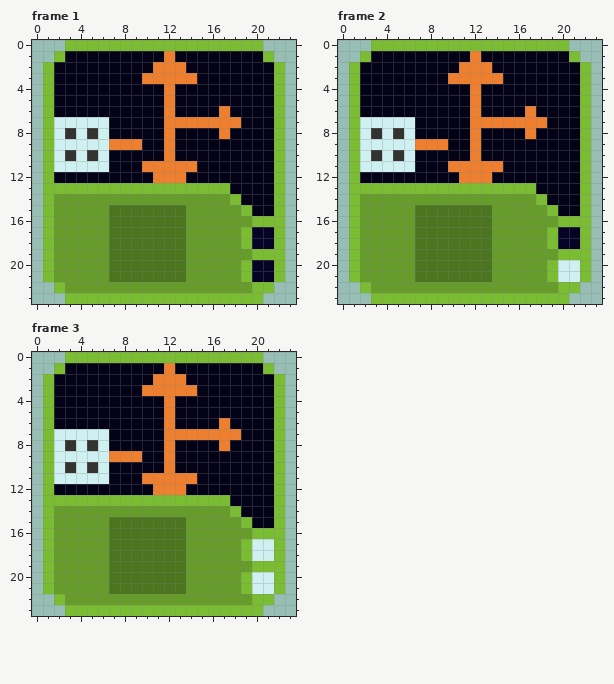
Pixel-art file -- Art/Textures/Tiles/GreenTiles/value_sorter.aseprite. The picture above was drawn from the file before the commit.
24x24 pixels, 3 frames. Shown: frame 1, frame 2, frame 3.
After:
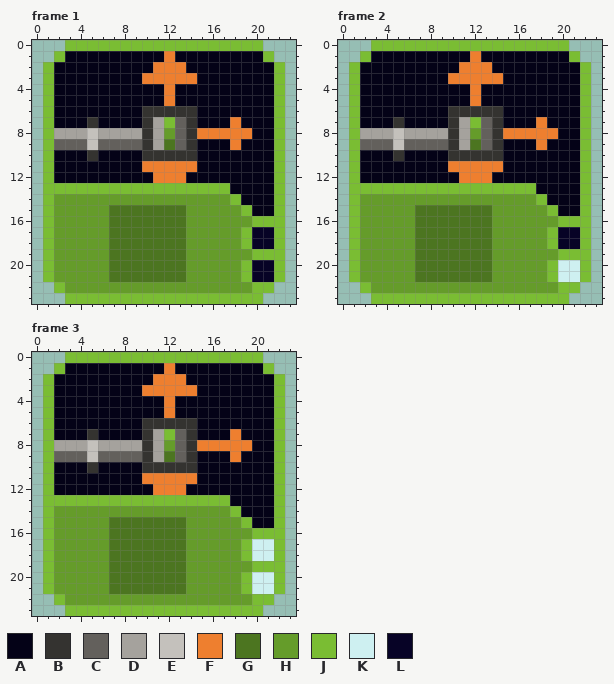
Palette (. is transparent): A #040217  B #343330  C #63605c  D #a5a29d  E #c4c1bc  F #ee7f2f  G #4c7520  H #659c2a  J #7abd33  K #cef0f1  L #070326
The edit:
Changed rows in their new state; - is an unchanged pixel.
Frame 1:
first column x 2:
 6 --------BBBBB--A--
 7 AAABA---BDJCBAAA--
 8 DDDEDDDDBDHCBFF-FF
 9 CCCECCCCBDGCB---F-
10 AAA-A---BBBBB-----
11 AAAAA-------------
Frame 2: the same change as frame 1
Frame 3: the same change as frame 1
Changed places in both pictures, as pixel boxes (x1, y1, x2, y2):
changed: (54, 106, 252, 172)
changed: (360, 106, 558, 172)
changed: (54, 418, 252, 484)
